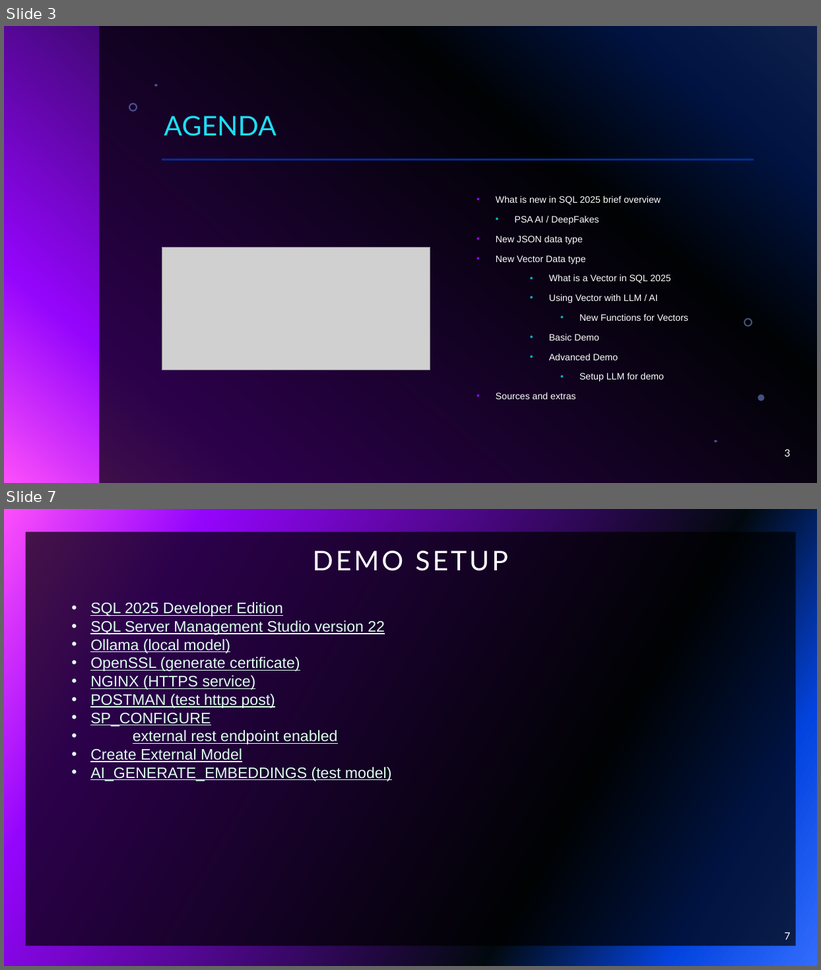
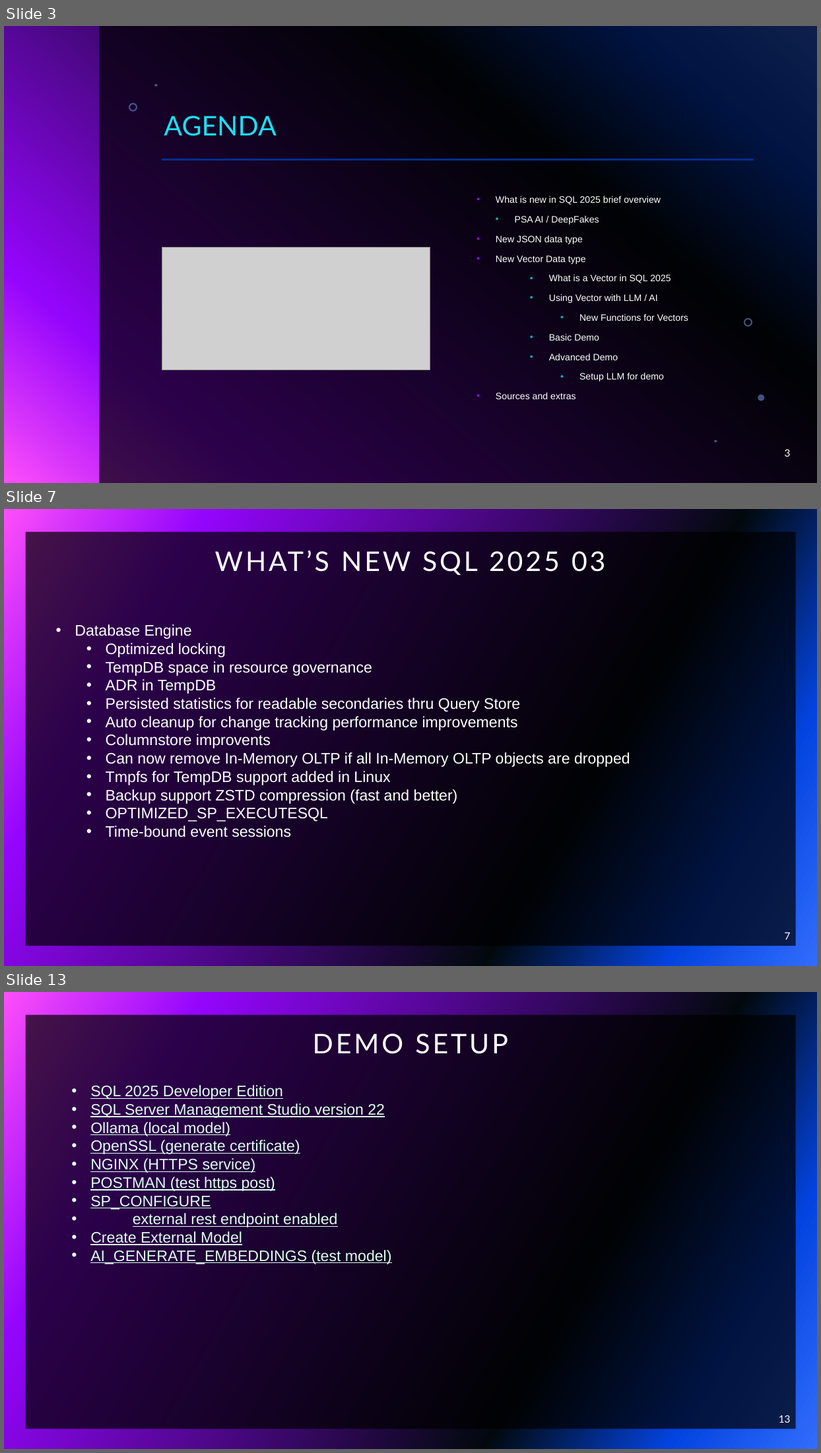
Before and after one commit to sqlbouncer/PSSUG_202512, a slide deck: PSSUG_202511.pptx. Shown one above the other, each under a label of ours: slides 3 and 7 before the commit, slides 3, 7 and 13 after it; the slides between them are not shown. The pictures are 821x970 and 821x1453 pixels, drawn with LibreOffice and Linux fonts; fonts in the diff are those of the drawing; grey boxes stand for pictures; background and template pictures are left out. Boxes give left, top, right and bottom in pixels: in the first picture for what was removed or moved away, otherwise in the second. Text is boxed around its words. In the diff, an @@ line names an element or a change of style, - is before the commit and + after.

Commit message:
updates from run thru
Update session from run thru

```diff
--- a/PSSUG_202511.pptx
+++ b/PSSUG_202511.pptx
@@ slide 7 added at [4, 509, 817, 966], background gradient #316CFC to #0343DF to #02090E to #9405FC to #FC4EFB; not listed: 1 template element that a slide beside it also shows @@
@@ title added at [215, 550, 605, 575], 32 pt, text #FFFFFF @@
+WHAT’S NEW SQL 2025 03
@@ text added at [75, 625, 630, 838], 18 pt, text #FFFFFF @@
+• Database Engine
+  • Optimized locking
+  • TempDB space in resource governance
+  • ADR in TempDB
+  • Persisted statistics for readable secondaries thru Query Store
+  • Auto cleanup for change tracking performance improvements
+  • Columnstore improvents
+  • Can now remove In-Memory OLTP if all In-Memory OLTP objects are dropped
+  • Tmpfs for TempDB support added in Linux
+  • Backup support ZSTD compression (fast and better)
+  • OPTIMIZED_SP_EXECUTESQL
+  • Time-bound event sessions
@@ page number added at [785, 933, 791, 940], 12 pt, text #FFFFFF @@
+7
@@ what was slide 7 is now slide 13 @@
@@ page number at [779, 1416, 791, 1423]: text changed @@
-7
+13
```
Also in this commit, not shown: 3 slides changed, 6 other slides added, 2 slides removed, 4 other files.
